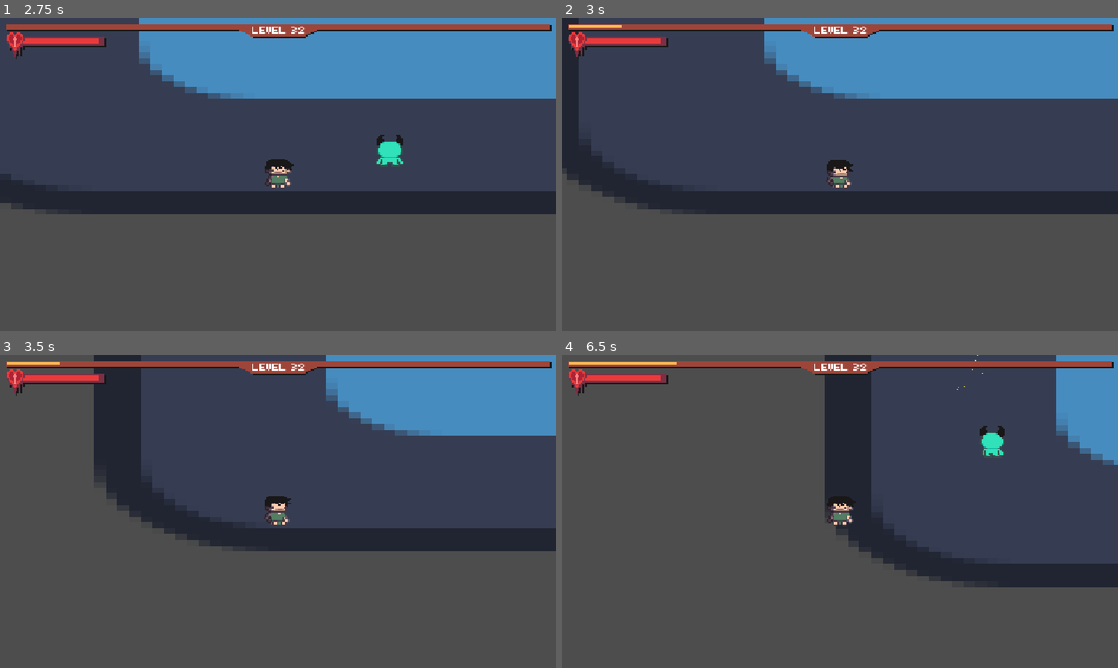
Above: before the commit, frames 1-4 (two rows, left to right).
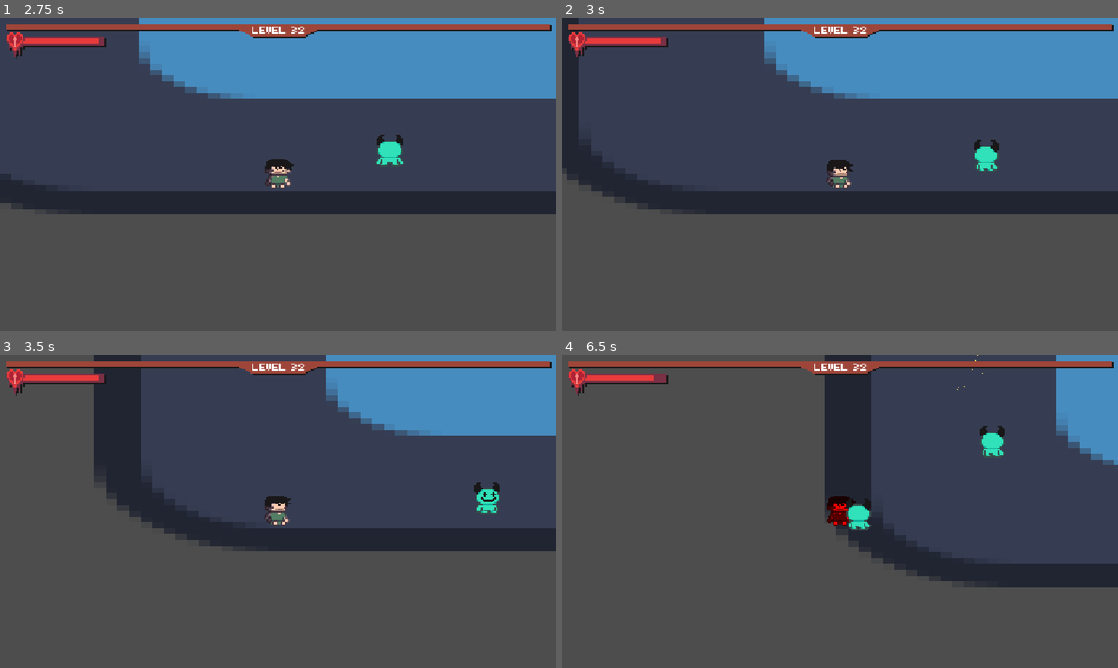
Above: after the commit, the same moments.

Repository: Gabriel-Panza/Recoil
Game: Godot game, scene res://Cenas/General/gameScene.tscn
Two runs of this game, one before a commit and one after it. Both use one fixed random seed, a clock stepped at 60 frames per second and the inputs below. The engine's default icon, where the game draws it, is replaced by a stand-in: a white triangle on a blue panel in a dark square.
Inputs (mouse positions are in pixels of both pictures, inside the frame that each line leads up to):
- Up to frame 1 (2.75 s): tap Enter at 0.5 s; move the mouse to (250, 237) at 0.52 s; tap Space (dash) at 0.6, 2.1 s; move the mouse to (444, 221) at 1.27 s; click (444, 221) at 1.35 s; move the mouse to (111, 127) at 2.02 s
- Up to frame 2 (3 s): move the mouse to (867, 174) at 2.77 s; click (867, 174) at 2.85 s
- Up to frame 3 (3.5 s): no input
- Up to frame 4 (6.5 s): move the mouse to (756, 433) at 3.52 s; tap Space (dash) at 3.6, 5.1 s; move the mouse to (962, 495) at 4.27 s; click (962, 495) at 4.35 s; move the mouse to (728, 527) at 5.02 s; move the mouse to (895, 442) at 5.77 s; click (895, 442) at 5.85 s

Frame 1 is identical in both runs. In frame 2, 0.4% of the frame differs, in the area x 1-79%, y 2-49%; in frame 3, 0.4%; in frame 4, 0.8%, in the area x 1-56%, y 2-56%.

Commit message:
Update gameScene.tscn

Diff:
--- a/Cenas/General/gameScene.tscn
+++ b/Cenas/General/gameScene.tscn
@@ -22,5 +22,4 @@
 
 [node name="Player" parent="." unique_id=1733015852 instance=ExtResource("3_v7wsa")]
 position = Vector2(574, 341)
-attack_damage = 100.0
 pistol_bullet_scene = ExtResource("4_v2jpr")
